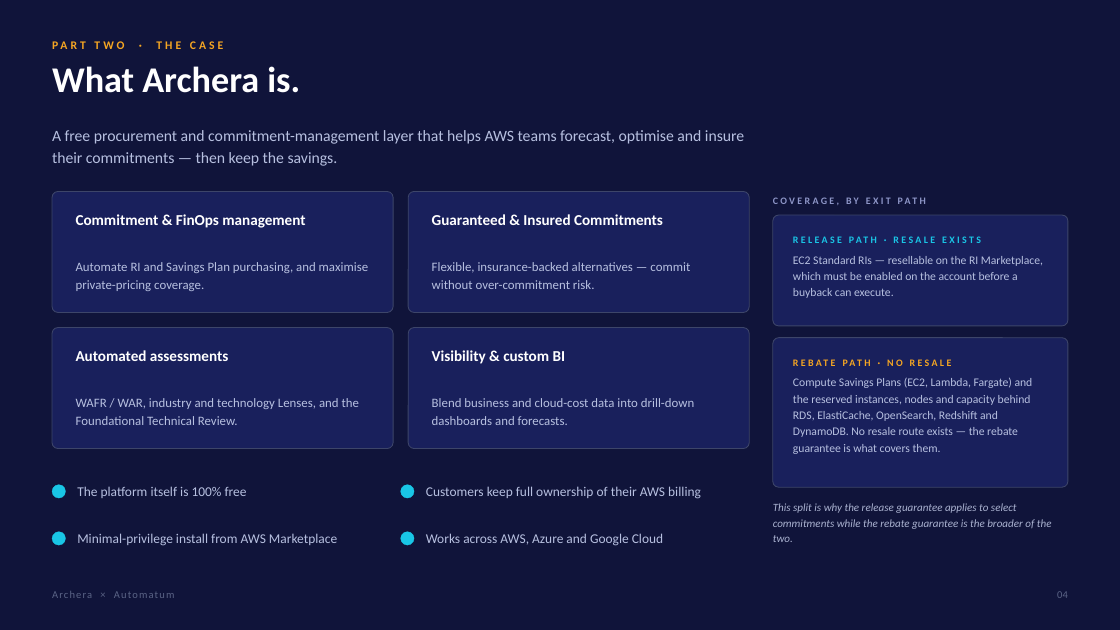
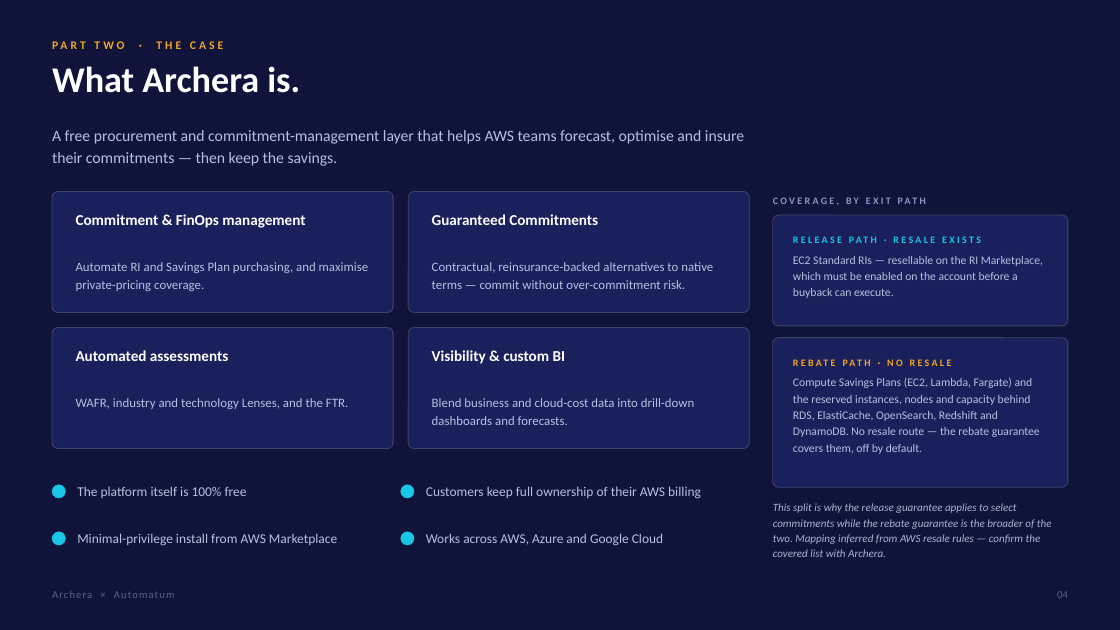
Before and after one commit to KianteEvans/barberbook, a slide deck: slide 4 of decks/Archera-for-Automatum.pptx. Drawn at 1120x630 pixels with LibreOffice and Linux fonts; fonts in the diff are those of the drawing. Boxes give left, top, right and bottom in pixels: in the first picture for what was removed or moved away, otherwise in the second. Text is boxed around its words. In the diff, an @@ line names an element or a change of style, - is before the commit and + after.

```diff
--- a/decks/Archera-for-Automatum.pptx
+++ b/decks/Archera-for-Automatum.pptx
@@ text at [432, 214, 598, 225]: text changed @@
-Guaranteed & Insured Commitments
+Guaranteed Commitments
@@ text at [432, 262, 713, 289]: text changed @@
-Flexible, insurance-backed alternatives — commit without over-commitment risk.
+Contractual, reinsurance-backed alternatives to native terms — commit without over-commitment risk.
@@ text at [793, 378, 1040, 454]: text changed @@
-Compute Savings Plans (EC2, Lambda, Fargate) and the reserved instances, nodes and capacity behind RDS, ElastiCache, OpenSearch, Redshift and DynamoDB. No resale route exists — the rebate guarantee is what covers them.
+Compute Savings Plans (EC2, Lambda, Fargate) and the reserved instances, nodes and capacity behind RDS, ElastiCache, OpenSearch, Redshift and DynamoDB. No resale route — the rebate guarantee covers them, off by default.
@@ text at [76, 398, 348, 409]: text changed @@
-WAFR / WAR, industry and technology Lenses, and the Foundational Technical Review.
+WAFR, industry and technology Lenses, and the FTR.
@@ text at [773, 503, 1052, 557]: text changed @@
-This split is why the release guarantee applies to select commitments while the rebate guarantee is the broader of the two.
+This split is why the release guarantee applies to select commitments while the rebate guarantee is the broader of the two. Mapping inferred from AWS resale rules — confirm the covered list with Archera.
```
Also in this commit, not shown: 19 other slides changed, 2 other files.
